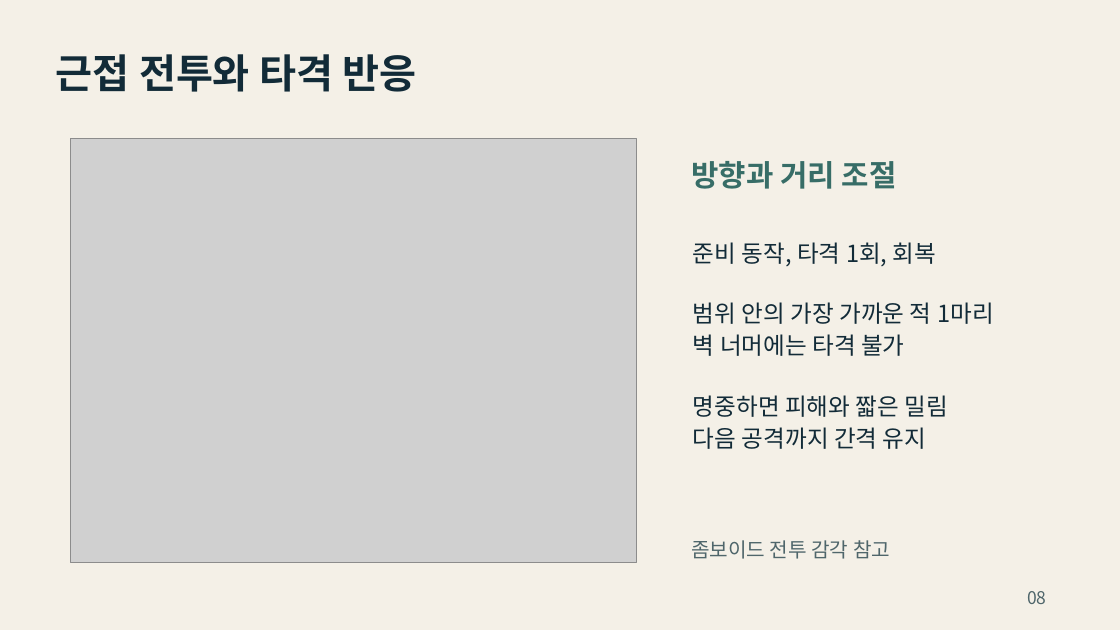
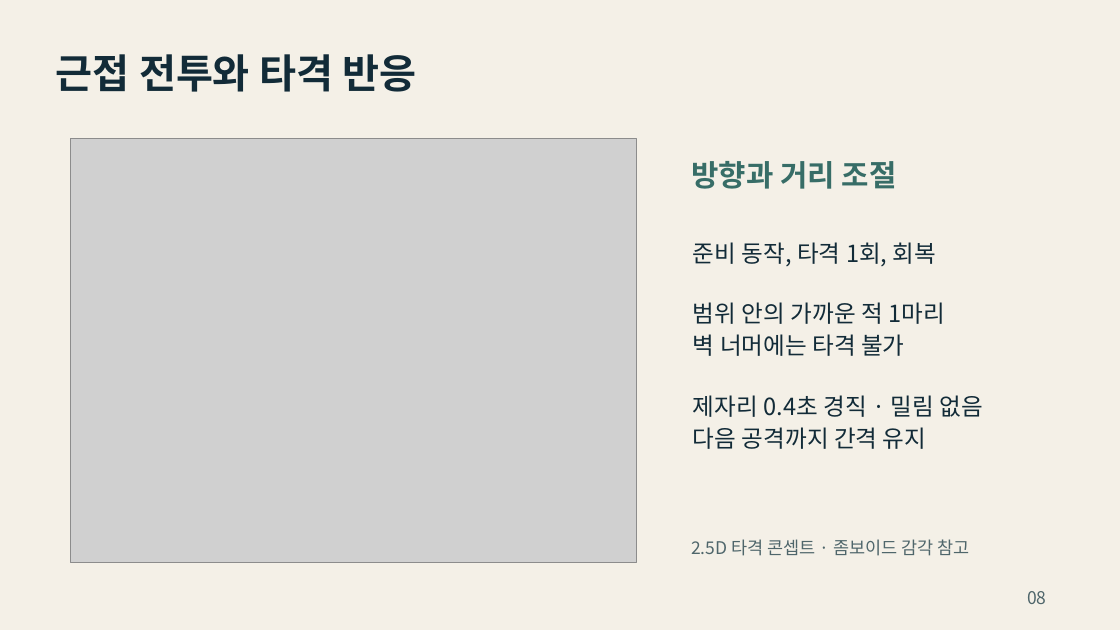
Before and after one commit to yoon778/2D_project, a slide deck: slide 8 of presentation/그림자_배달_기획서.pptx. Drawn at 1120x630 pixels with LibreOffice and Linux fonts; fonts in the diff are those of the drawing; grey boxes stand for pictures. Boxes give left, top, right and bottom in pixels: in the first picture for what was removed or moved away, otherwise in the second. Text is boxed around its words. In the diff, an @@ line names an element or a change of style, - is before the commit and + after.

```diff
--- a/presentation/그림자_배달_기획서.pptx
+++ b/presentation/그림자_배달_기획서.pptx
@@ text at (693,302,945,324): text changed @@
-범위 안의 가장 가까운 적 1마리
+범위 안의 가까운 적 1마리
@@ text at (693,395,983,417): text changed @@
-명중하면 피해와 짧은 밀림
+제자리 0.4초 경직 · 밀림 없음
@@ text at (691,539,970,556): text changed; size 17.2 to 15 pt @@
-좀보이드 전투 감각 참고
+2.5D 타격 콘셉트 · 좀보이드 감각 참고
```
Also in this commit, not shown: 8 other slides changed, 10 other files.
